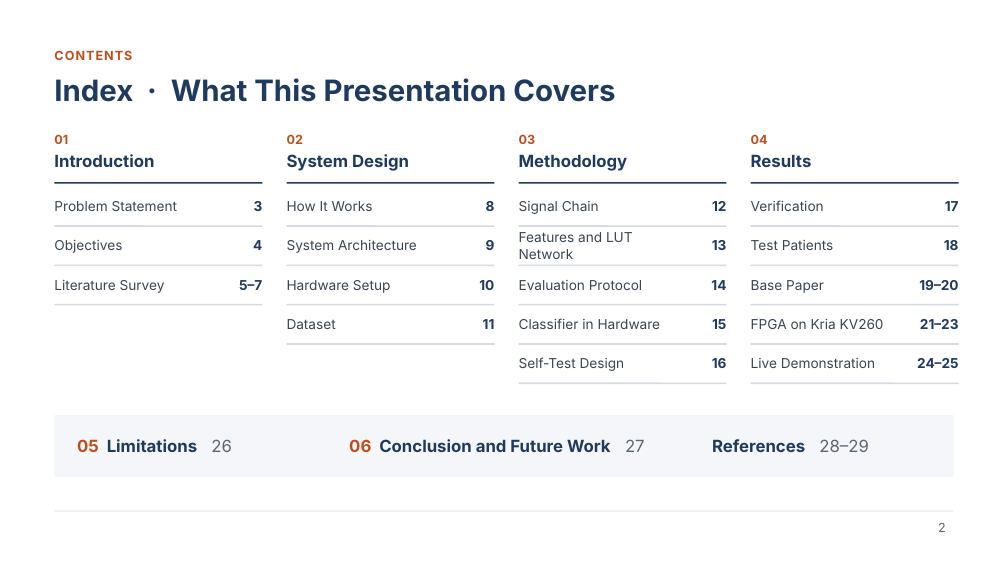
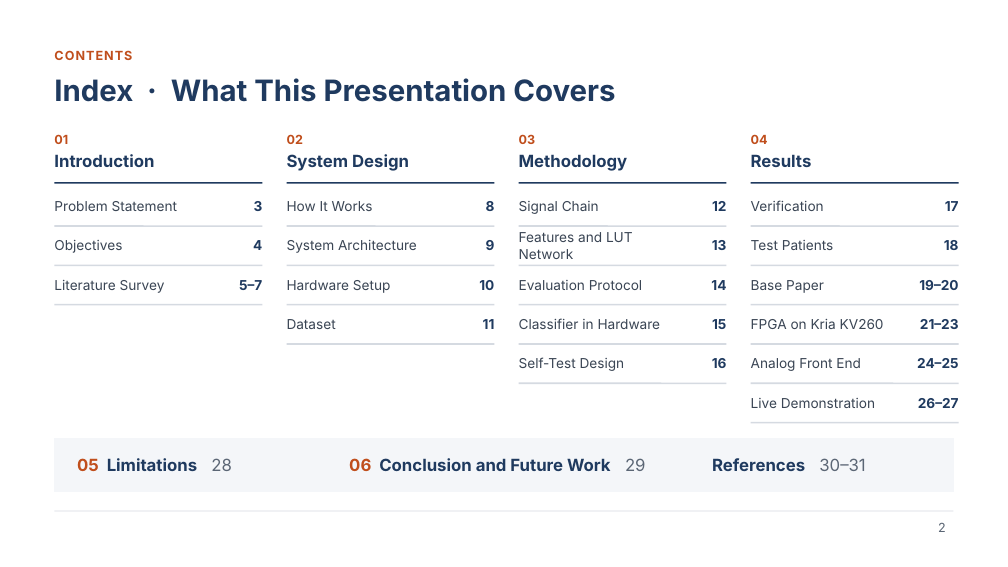
Before and after one commit to chaithr45/Final_year_proj, a slide deck: slide 2 of reports/ec418/out/SeizeLUT_EC418_Presentation.pptx. Drawn at 1008x567 pixels with LibreOffice and Linux fonts; fonts in the diff are those of the drawing. Boxes give left, top, right and bottom in pixels: in the first picture for what was removed or moved away, otherwise in the second. Text is boxed around its words. In the diff, an @@ line names an element or a change of style, - is before the commit and + after.

```diff
--- a/reports/ec418/out/SeizeLUT_EC418_Presentation.pptx
+++ b/reports/ec418/out/SeizeLUT_EC418_Presentation.pptx
@@ text added at [751,358,861,371], 13 pt, text #3A4554 @@
+Analog Front End
@@ text "Live Demonstration": place and size @@
-text "Live Demonstration" at [751,358,875,368]
+text "Live Demonstration" at [751,398,875,408]
@@ text added at [918,398,959,408], 13 pt, text #1F3A5F, bold @@
+26–27
@@ rectangle: place and size @@
-rectangle at [54,416,954,476]
+rectangle at [54,439,954,492]
@@ line added from (751, 423) to (959, 423), #D5DAE1 1.5 pt @@
@@ text at [77,458,232,471]: text changed @@
-05 Limitations 26
+05 Limitations 28
@@ text at [349,458,646,471]: text changed @@
-06 Conclusion and Future Work 27
+06 Conclusion and Future Work 29
@@ text at [712,458,865,471]: text changed @@
-References 28–29
+References 30–31
```
Also in this commit, not shown: 2 other slides changed, 2 slides added, 9 other files.
